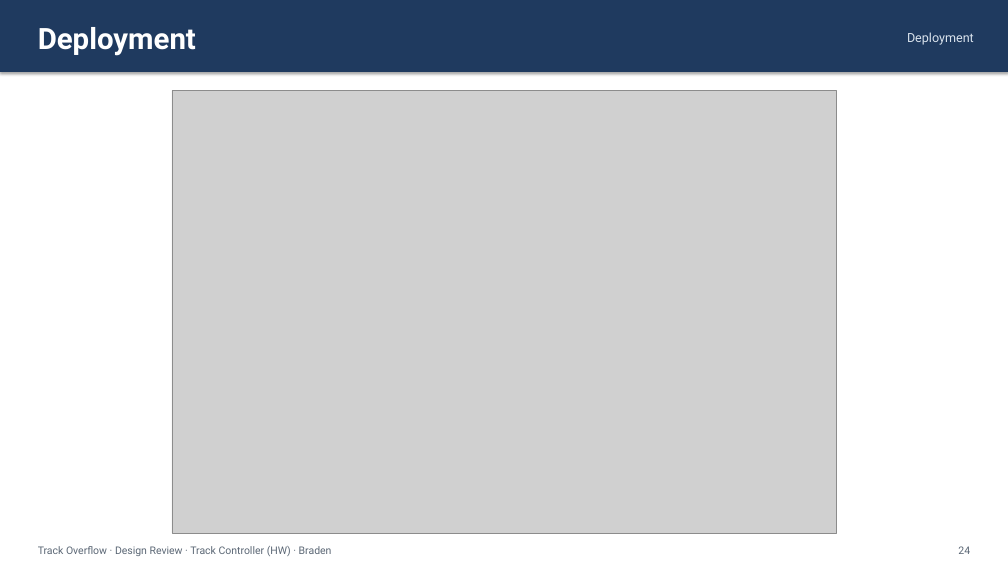
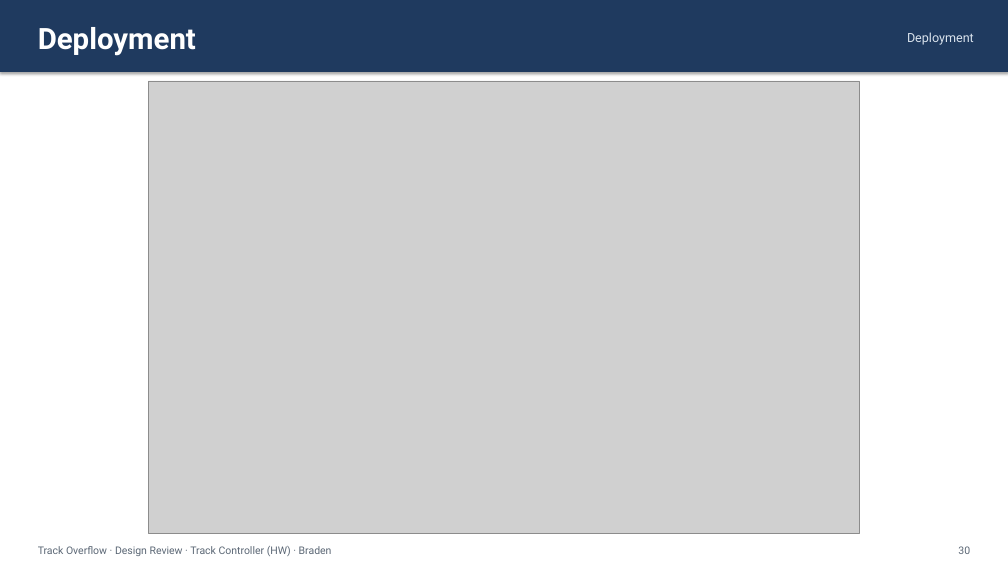
Before and after one commit to Landiss04/Track-Overflow, a slide deck: slide 30 of documents/slides/design_review_track_ctrl_hw.pptx (slide 24 before the commit). Drawn at 1008x567 pixels with LibreOffice and Linux fonts; fonts in the diff are those of the drawing; grey boxes stand for pictures. Boxes give left, top, right and bottom in pixels: in the first picture for what was removed or moved away, otherwise in the second. Text is boxed around its words. In the diff, an @@ line names an element or a change of style, - is before the commit and + after.

```diff
--- a/documents/slides/design_review_track_ctrl_hw.pptx
+++ b/documents/slides/design_review_track_ctrl_hw.pptx
@@ picture: place and size @@
-picture at (172, 91, 836, 533)
+picture at (148, 81, 859, 533)
@@ text at (958, 546, 970, 554): text changed @@
-24
+30
```
Also in this commit, not shown: 20 other slides changed, 6 slides added, 41 other files.
